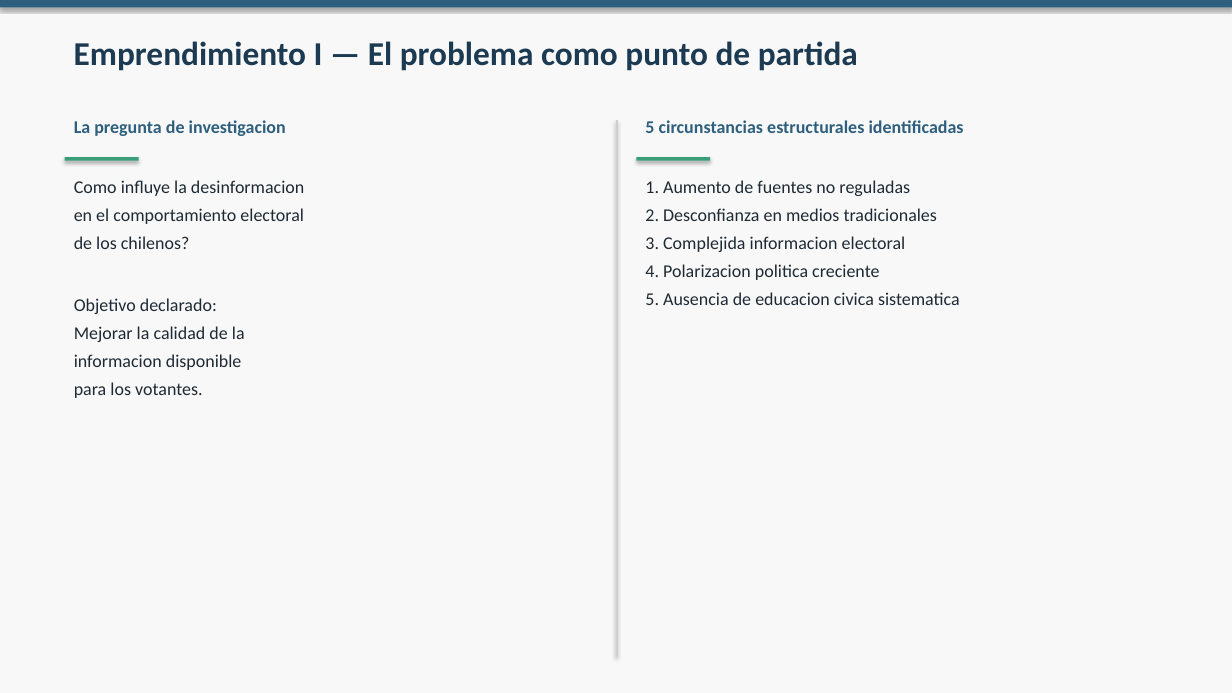
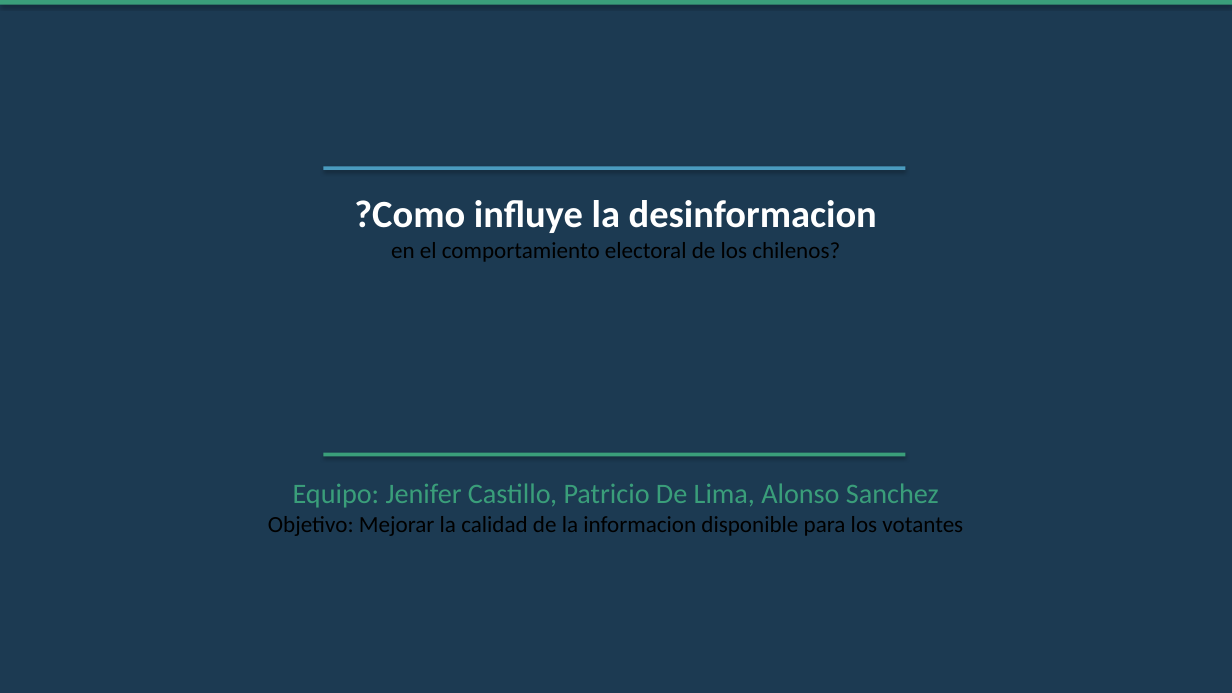
Before and after one commit to whatebria/tinder-decisivo, a slide deck: slide 4 of presentaciones/02_Evolucion_de_la_Idea.pptx. Drawn at 1232x693 pixels with LibreOffice and Linux fonts; fonts in the diff are those of the drawing. Boxes give left, top, right and bottom in pixels: in the first picture for what was removed or moved away, otherwise in the second. Text is boxed around its words. In the diff, an @@ line names an element or a change of style, - is before the commit and + after.

```diff
--- a/presentaciones/02_Evolucion_de_la_Idea.pptx
+++ b/presentaciones/02_Evolucion_de_la_Idea.pptx
@@ background #F7F8F7 to #1C3A52 @@
@@ rectangle at (x1=0, y1=0, x2=1232, y2=5): fill #2E5F7E to #3A9E7A @@
@@ text removed at (x1=74, y1=41, x2=858, y2=71) @@
-Emprendimiento I — El problema como punto de partida
@@ text removed at (x1=74, y1=120, x2=286, y2=136) @@
-La pregunta de investigacion
@@ rectangle removed at (x1=616, y1=120, x2=618, y2=656) @@
@@ text removed at (x1=645, y1=120, x2=964, y2=133) @@
-5 circunstancias estructurales identificadas
@@ rectangle removed at (x1=65, y1=157, x2=139, y2=161) @@
@@ rectangle added at (x1=323, y1=166, x2=906, y2=170), fill #4A9BBF @@
@@ rectangle removed at (x1=637, y1=157, x2=711, y2=161) @@
@@ text at (x1=354, y1=200, x2=877, y2=262): text changed; size 14 to 18 pt; text colour #1F2A35 to #000000 @@
-Como influye la desinformacion
-en el comportamiento electoral
-de los chilenos?
-Objetivo declarado:
-Mejorar la calidad de la
-informacion disponible
-para los votantes.
+?Como influye la desinformacion
+en el comportamiento electoral de los chilenos?
@@ text removed at (x1=645, y1=180, x2=960, y2=305) @@
-1. Aumento de fuentes no reguladas
-2. Desconfianza en medios tradicionales
-3. Complejida informacion electoral
-4. Polarizacion politica creciente
-5. Ausencia de educacion civica sistematica
@@ rectangle added at (x1=323, y1=453, x2=906, y2=457), fill #3A9E7A @@
@@ text added at (x1=268, y1=483, x2=963, y2=536), 18 pt, text #000000 @@
+Equipo: Jenifer Castillo, Patricio De Lima, Alonso Sanchez
+Objetivo: Mejorar la calidad de la informacion disponible para los votantes
```
Also in this commit, not shown: 12 other slides changed, 5 slides added, 5 slides removed, 10 other files.
